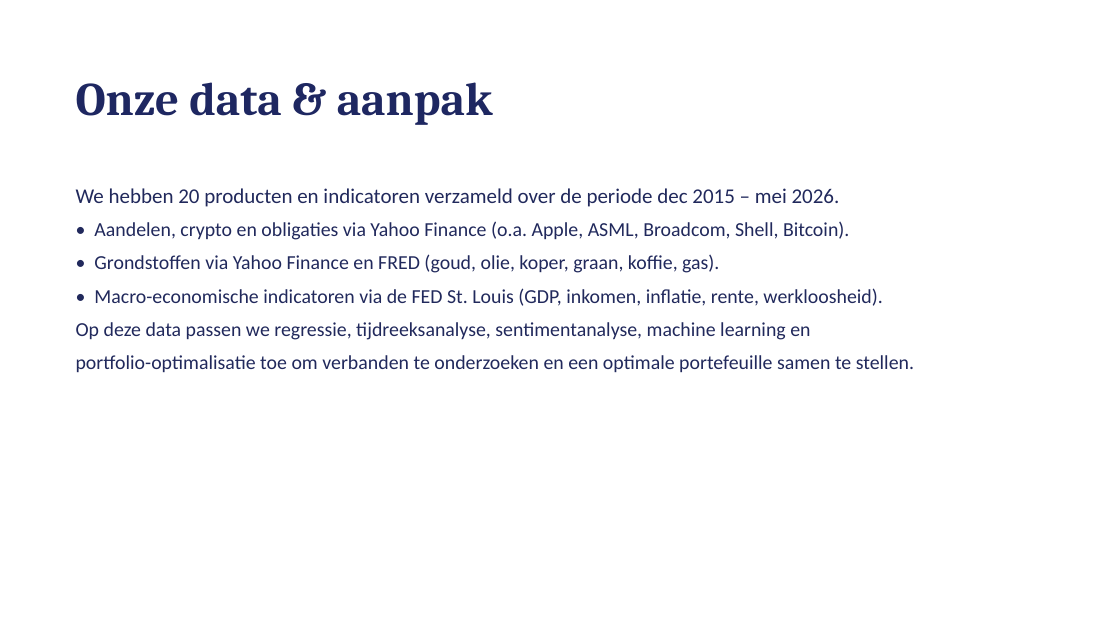
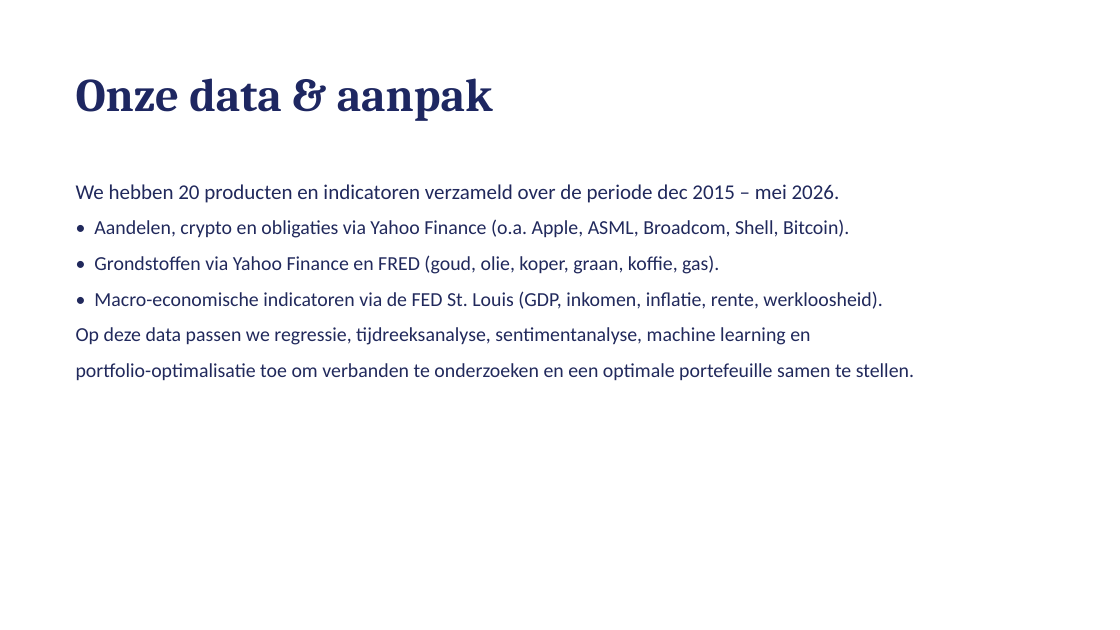
Before and after one commit to michaelraykuster-spec/Werkplaats-2-opdracht-Groep-3, a slide deck: slide 2 of Werkplaats2_Groep3_Eindpresentatie.pptx. Drawn at 1120x630 pixels with LibreOffice and Linux fonts; fonts in the diff are those of the drawing. Boxes give left, top, right and bottom in pixels: in the first picture for what was removed or moved away, otherwise in the second. Text is boxed around its words. In the diff, an @@ line names an element or a change of style, - is before the commit and + after.

```diff
--- a/Werkplaats2_Groep3_Eindpresentatie.pptx
+++ b/Werkplaats2_Groep3_Eindpresentatie.pptx
@@ text "Onze data & aanpak" at [76, 78, 493, 121]: more space between paragraphs @@
@@ text "We hebben 20 producten en ..." at [76, 184, 914, 381]: more space between paragraphs @@
```
Also in this commit, not shown: 9 other slides changed.
